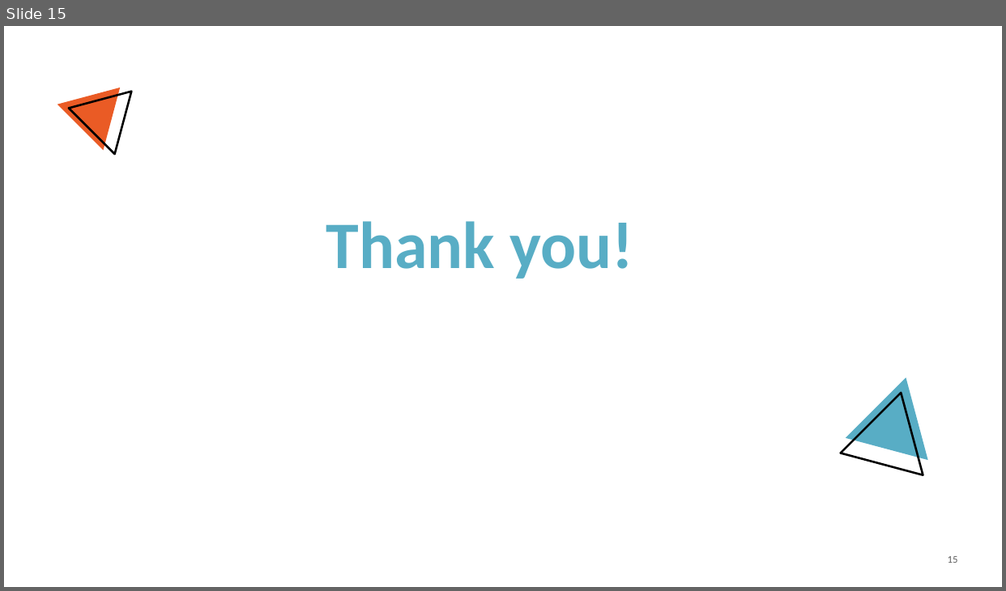
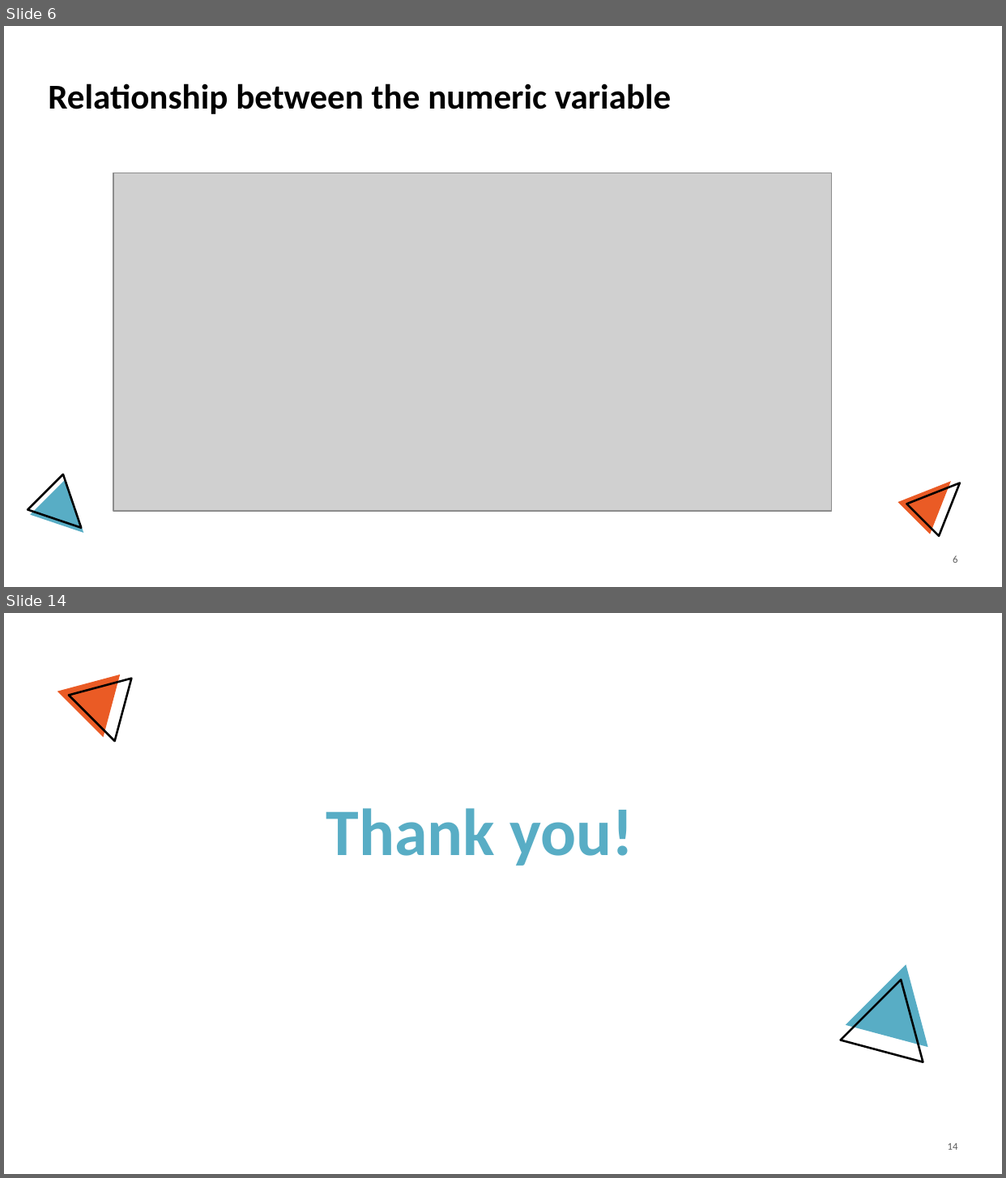
Before and after one commit to gwillcoding/ML_project, a slide deck: Project_presentation.pptx. Shown one above the other, each under a label of ours: slide 15 before the commit, slides 6 and 14 after it; the slides between them are not shown. The pictures are 1006x591 and 1006x1178 pixels, drawn with LibreOffice and Linux fonts; fonts in the diff are those of the drawing; grey boxes stand for pictures; background and template pictures are left out. Boxes give left, top, right and bottom in pixels: in the first picture for what was removed or moved away, otherwise in the second. Text is boxed around its words. In the diff, an @@ line names an element or a change of style, - is before the commit and + after.

```diff
--- a/Project_presentation.pptx
+++ b/Project_presentation.pptx
@@ slide 6 added at (4,26,1002,587), background #FFFFFF @@
@@ title added at (48,84,671,114), 25.2 pt, text #000000, bold @@
+Relationship between the numeric variable
@@ picture added at (114,173,833,512) @@
@@ triangle added at (27,475,99,546), outline #000000 1.5 pt @@
@@ triangle added at (30,480,101,551), fill #58ADC5 @@
@@ triangle added at (898,466,968,535), fill #EA5B25 @@
@@ triangle added at (906,467,976,536), outline #000000 1.5 pt @@
@@ page number added at (953,556,957,563), 7.4 pt, text #5D5D5D @@
+6
@@ what was slide 15 is now slide 14 @@
@@ page number at (948,1144,958,1150): text changed @@
-15
+14
```
Also in this commit, not shown: 10 slides changed, 2 other slides added, 4 slides removed, 2 other files.
